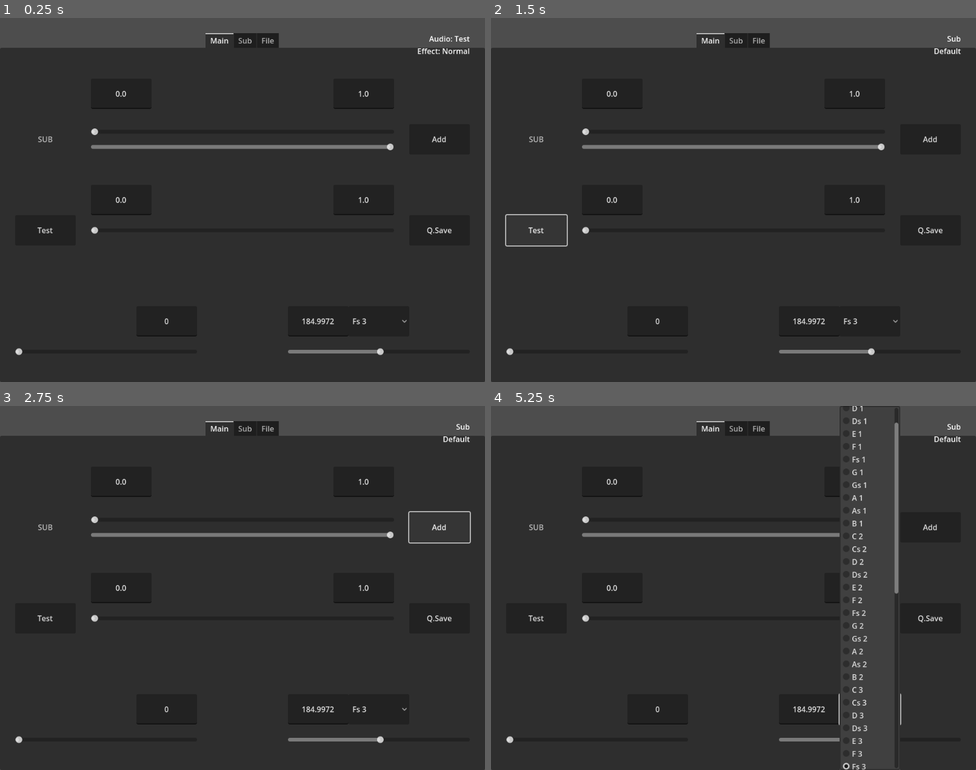
Above: before the commit, frames 1-4 (two rows, left to right).
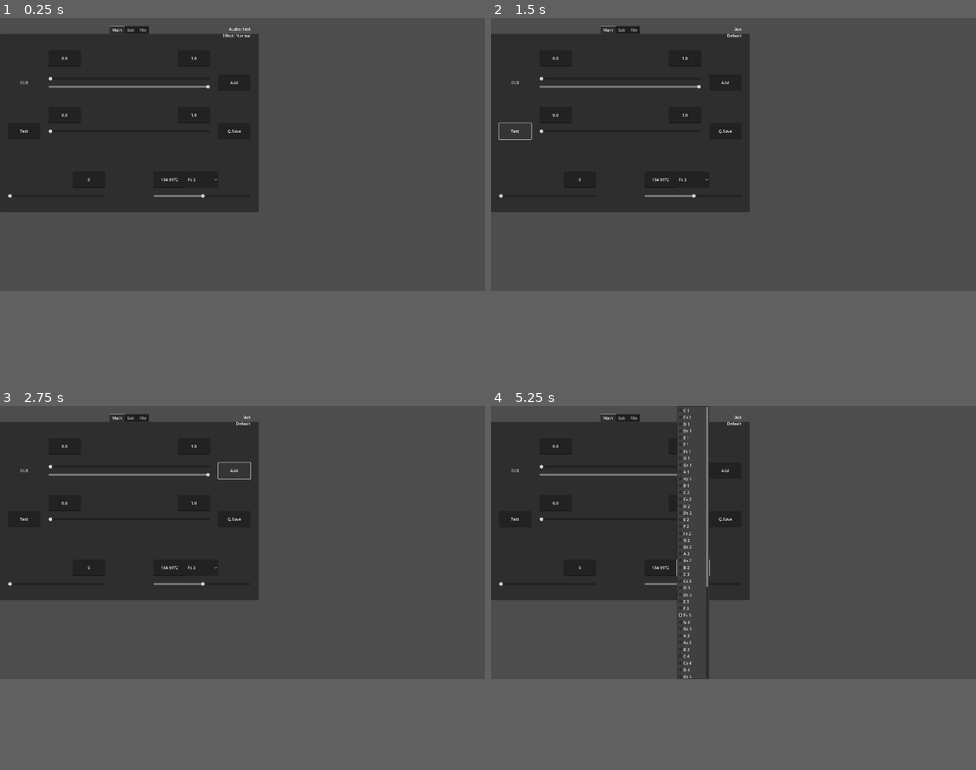
Above: after the commit, the same moments.

Repository: MarshallNekiu/SoundCreator
Game: Godot game, scene res://scenes/main.tscn
Two runs of this game, one before a commit and one after it. Both use one fixed random seed, a clock stepped at 60 frames per second and the inputs below. After the commit the project has no main scene; this scene is started directly in both runs.
Inputs:
- Up to frame 1 (0.25 s): no input
- Up to frame 2 (1.5 s): click "Fs 3" at 0.5 s; click "Test" at 1.25 s
- Up to frame 3 (2.75 s): click "Add" at 2 s
- Up to frame 4 (5.25 s): click "Fs 3" at 2.75 s; click "Test" at 3.5 s; click "Add" at 4.25 s; click "Fs 3" at 5 s
The window is 800x600 before the commit and 800x450 after it. Grey fills any space a smaller window leaves; there, only what the larger window draws over its background counts as a difference.

The runs differ from the first frame. In frame 1, 46% of the frame differs, in the area x 0-100%, y 2-100%; in frame 2, 45%; in frame 3, 45%; in frame 4, 38%.

Commit message:
Add files via upload

Diff:
--- a/default_bus_layout.tres
+++ b/default_bus_layout.tres
@@ -1,9 +1,15 @@
-[gd_resource type="AudioBusLayout" load_steps=2 format=3 uid="uid://csgefq7km21p5"]
+[gd_resource type="AudioBusLayout" load_steps=3 format=3 uid="uid://csgefq7km21p5"]
+
+[sub_resource type="AudioEffectLimiter" id="AudioEffectLimiter_3xmvk"]
+resource_name = "Limiter"
+soft_clip_db = 0.0
 
 [sub_resource type="AudioEffectRecord" id="AudioEffectRecord_80uax"]
 resource_name = "Record"
 
 [resource]
+bus/0/effect/0/effect = SubResource("AudioEffectLimiter_3xmvk")
+bus/0/effect/0/enabled = false
 bus/1/name = &"Recorder"
 bus/1/solo = false
 bus/1/mute = false
@@ -11,4 +17,4 @@
 bus/1/volume_db = 0.0
 bus/1/send = &"Master"
 bus/1/effect/0/effect = SubResource("AudioEffectRecord_80uax")
-bus/1/effect/0/enabled = true
+bus/1/effect/0/enabled = false
--- a/project.godot
+++ b/project.godot
@@ -11,14 +11,14 @@
 [application]
 
 config/name="SoundCreator"
-run/main_scene="res://scenes/main.tscn"
+run/main_scene="res://scenes/main_scene.tscn"
 config/features=PackedStringArray("4.2", "GL Compatibility")
 config/icon="res://icon.svg"
 
 [display]
 
-window/size/viewport_width=1024
-window/size/viewport_height=768
+window/size/viewport_width=1920
+window/size/viewport_height=1080
 window/stretch/mode="viewport"
 window/handheld/orientation=4
 
Not shown, added: icon.svg.import
